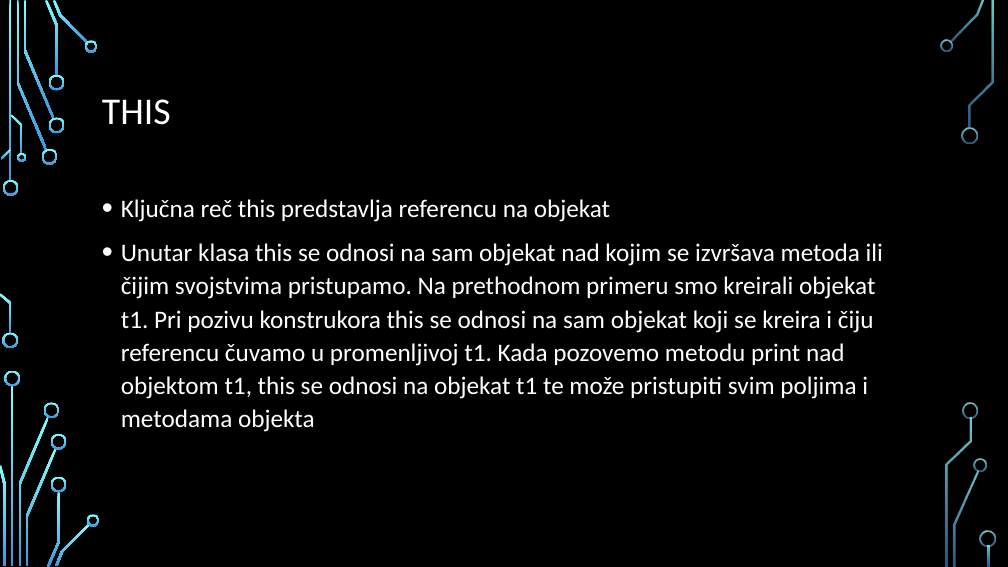
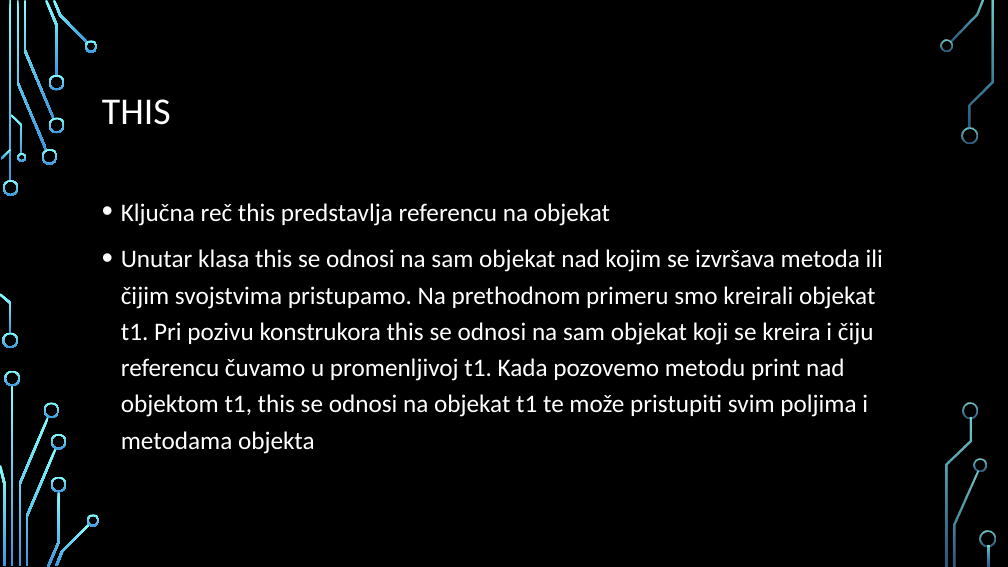
Before and after one commit to MihajloMilojevic/Sekcija, a slide deck: slide 7 of JavaScript/Napredno/prezentacije/18. Objektno orijentisano programiranje u javascriptu.pptx. Drawn at 1008x567 pixels with LibreOffice and Linux fonts; fonts in the diff are those of the drawing; background and template pictures are left out. Boxes give left, top, right and bottom in pixels: in the first picture for what was removed or moved away, otherwise in the second. Text is boxed around its words. In the diff, an @@ line names an element or a change of style, - is before the commit and + after.

```diff
--- a/JavaScript/Napredno/prezentacije/18. Objektno orijentisano programiranje u javascriptu.pptx
+++ b/JavaScript/Napredno/prezentacije/18. Objektno orijentisano programiranje u javascriptu.pptx
@@ text "Ključna reč this predstavlja referencu ..." at box(121, 203, 883, 454): line spacing 1.1 to 1.2 @@
```
Also in this commit, not shown: 1 other slide changed, 4 slides added, 4 other files.
